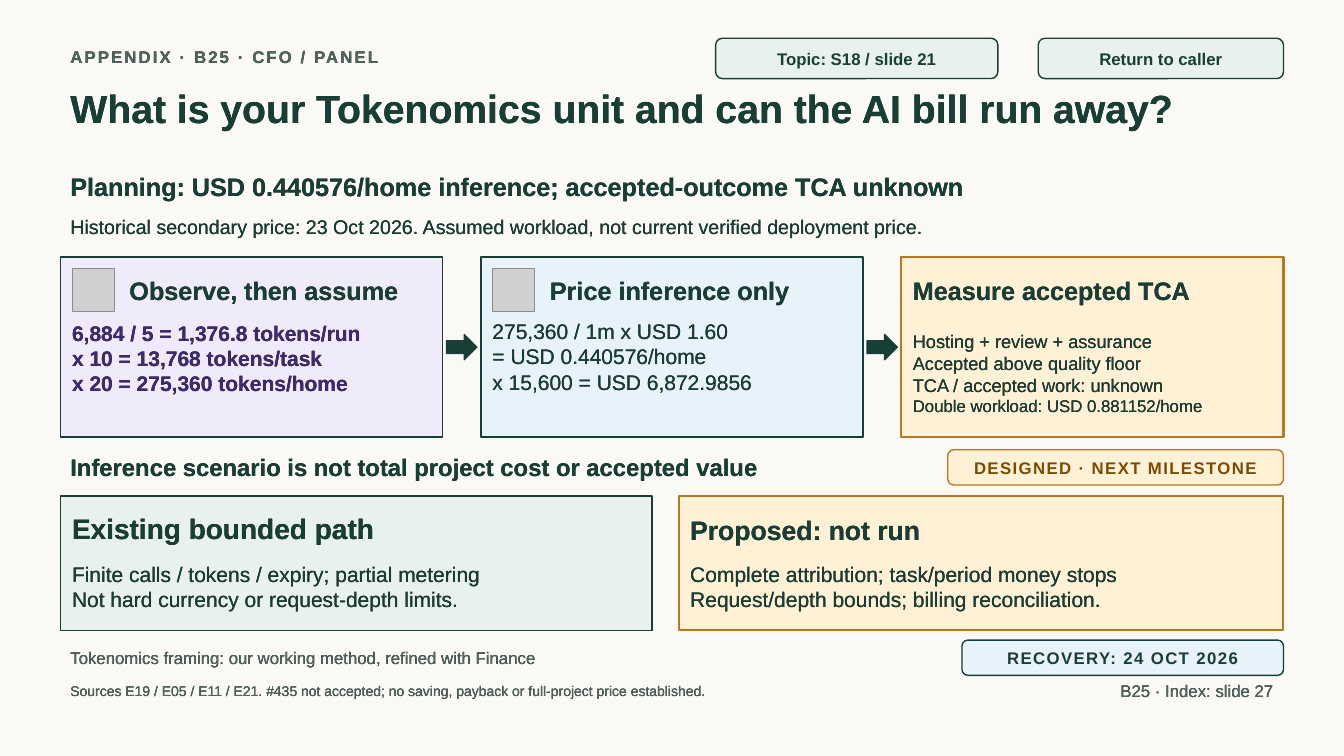
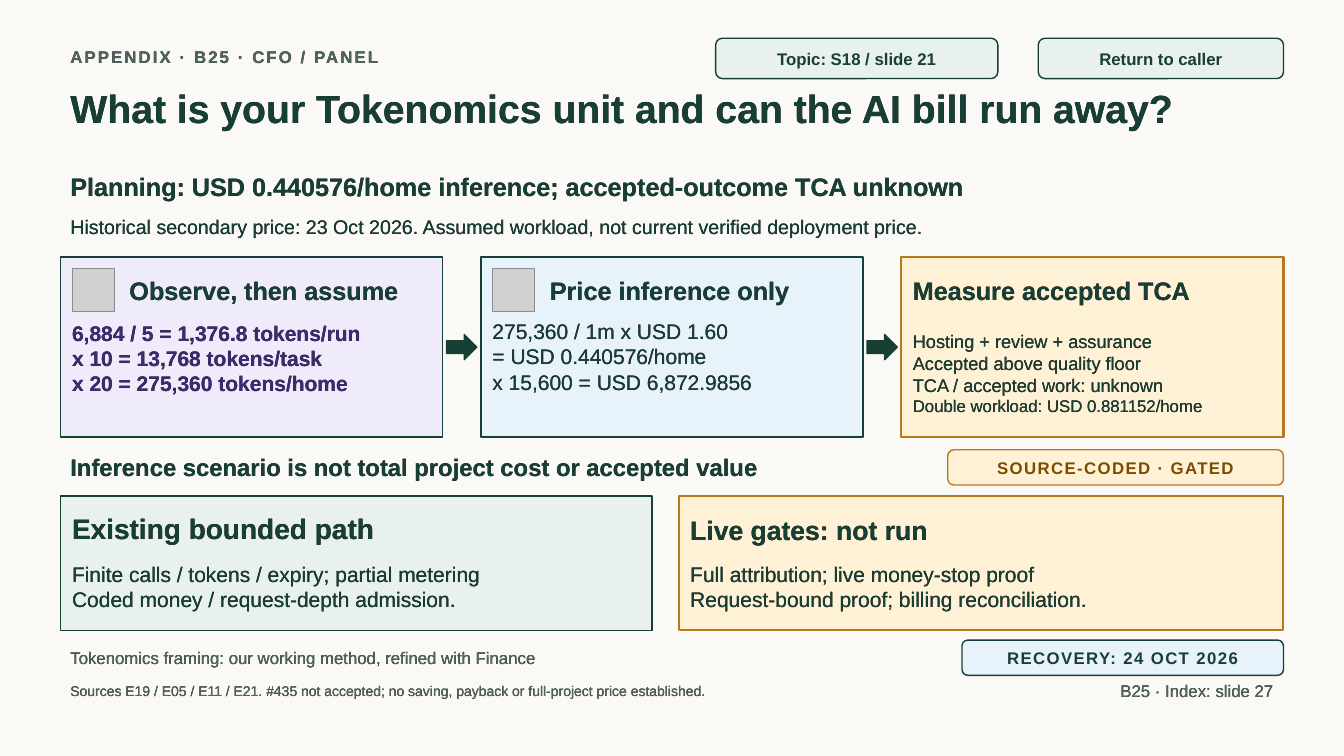
Before and after one commit to jmservera/ama, a slide deck: slide 52 of docs/capstone/deck/zava-forward-cowork-v2-draft.pptx. Drawn at 1344x756 pixels with LibreOffice and Linux fonts; fonts in the diff are those of the drawing; grey boxes stand for pictures. Boxes give left, top, right and bottom in pixels: in the first picture for what was removed or moved away, otherwise in the second. Text is boxed around its words. In the diff, an @@ line names an element or a change of style, - is before the commit and + after.

```diff
--- a/docs/capstone/deck/zava-forward-cowork-v2-draft.pptx
+++ b/docs/capstone/deck/zava-forward-cowork-v2-draft.pptx
@@ text in rounded rectangle at (997, 462, 1234, 474): text changed @@
-DESIGNED · NEXT MILESTONE
+SOURCE-CODED · GATED
@@ text at (690, 520, 928, 545): text changed @@
-Proposed: not run
+Live gates: not run
@@ text at (690, 566, 1086, 612): text changed @@
-Complete attribution; task/period money stops
-Request/depth bounds; billing reconciliation.
+Full attribution; live money-stop proof
+Request-bound proof; billing reconciliation.
@@ text at (72, 591, 455, 612): text changed @@
-Not hard currency or request-depth limits.
+Coded money / request-depth admission.
```
Also in this commit, not shown: 2 other slides changed, 10 other files.
